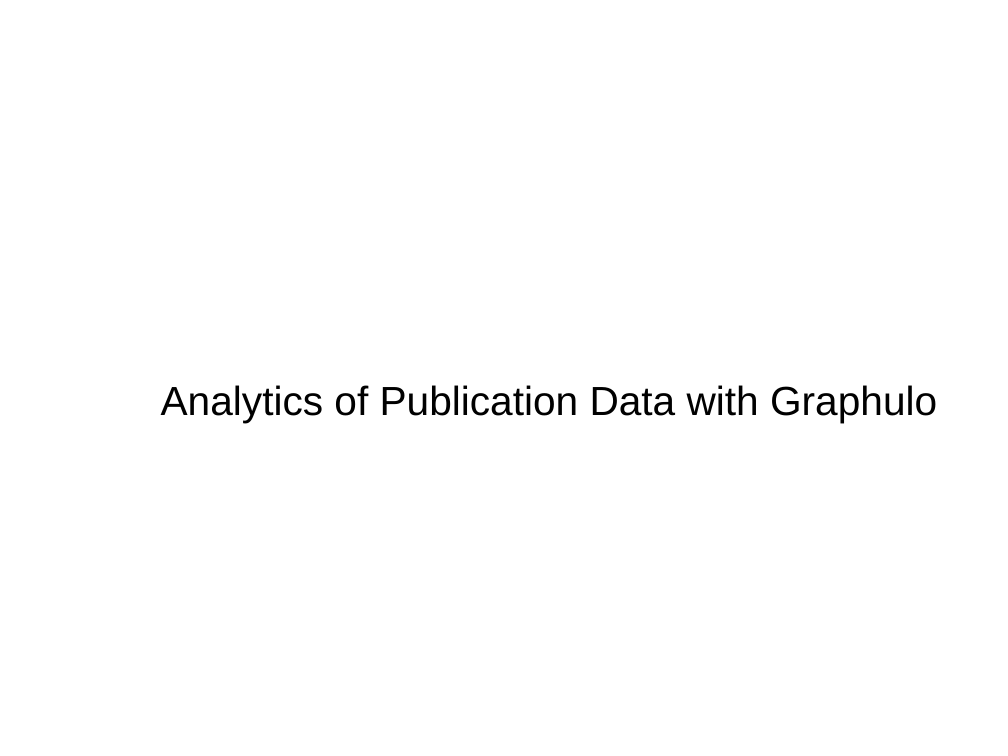
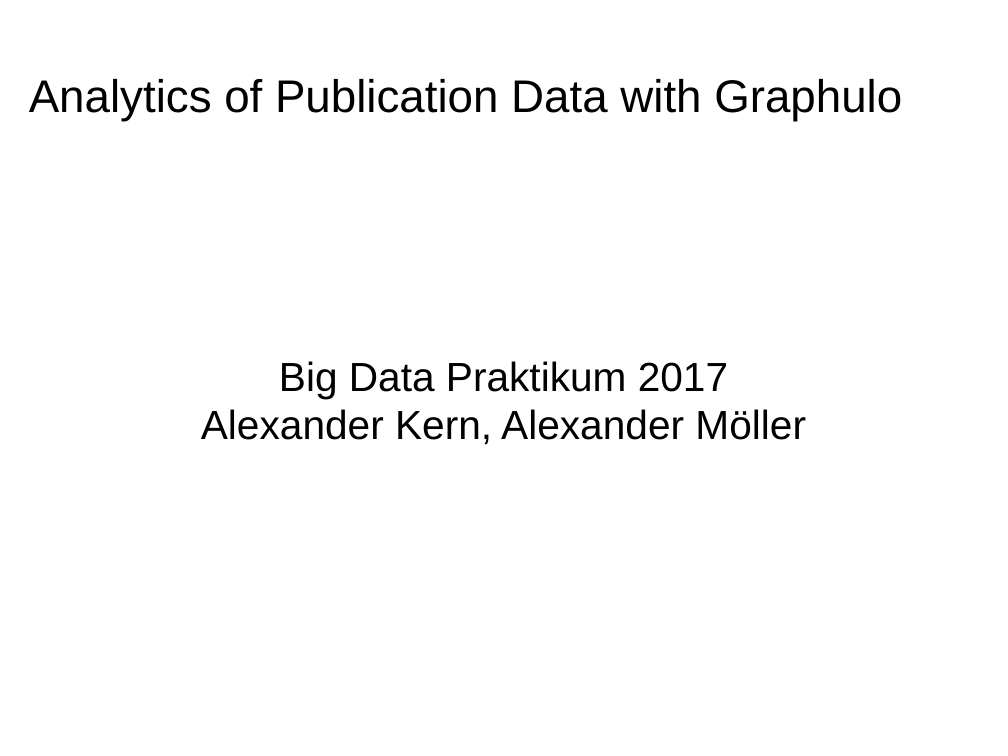
Before and after one commit to ScaDS/dblp-graphulo, a slide deck: slide 1 of doc/testat1.odp. Drawn at 1008x756 pixels with LibreOffice and Linux fonts; fonts in the diff are those of the drawing; background and template pictures are left out. Boxes give left, top, right and bottom in pixels: in the first picture for what was removed or moved away, otherwise in the second. Text is boxed around its words. In the diff, an @@ line names an element or a change of style, - is before the commit and + after.

```diff
--- a/doc/testat1.odp
+++ b/doc/testat1.odp
@@ title "Analytics of Publication Data with ...": place and size @@
-title "Analytics of Publication Data with ..." at bbox=[161, 385, 937, 423]
+title "Analytics of Publication Data with ..." at bbox=[29, 79, 902, 121]
@@ title "Analytics of Publication Data with ..." at bbox=[29, 79, 902, 121]: size 32 to 36 pt; alignment centre to left @@
@@ subtitle added at bbox=[201, 361, 806, 445], 32 pt, text #000000 @@
+Big Data Praktikum 2017
+Alexander Kern, Alexander Möller
```
Also in this commit, not shown: 4 other slides changed, 8 slides added, 1 slide removed, 2 other files.
